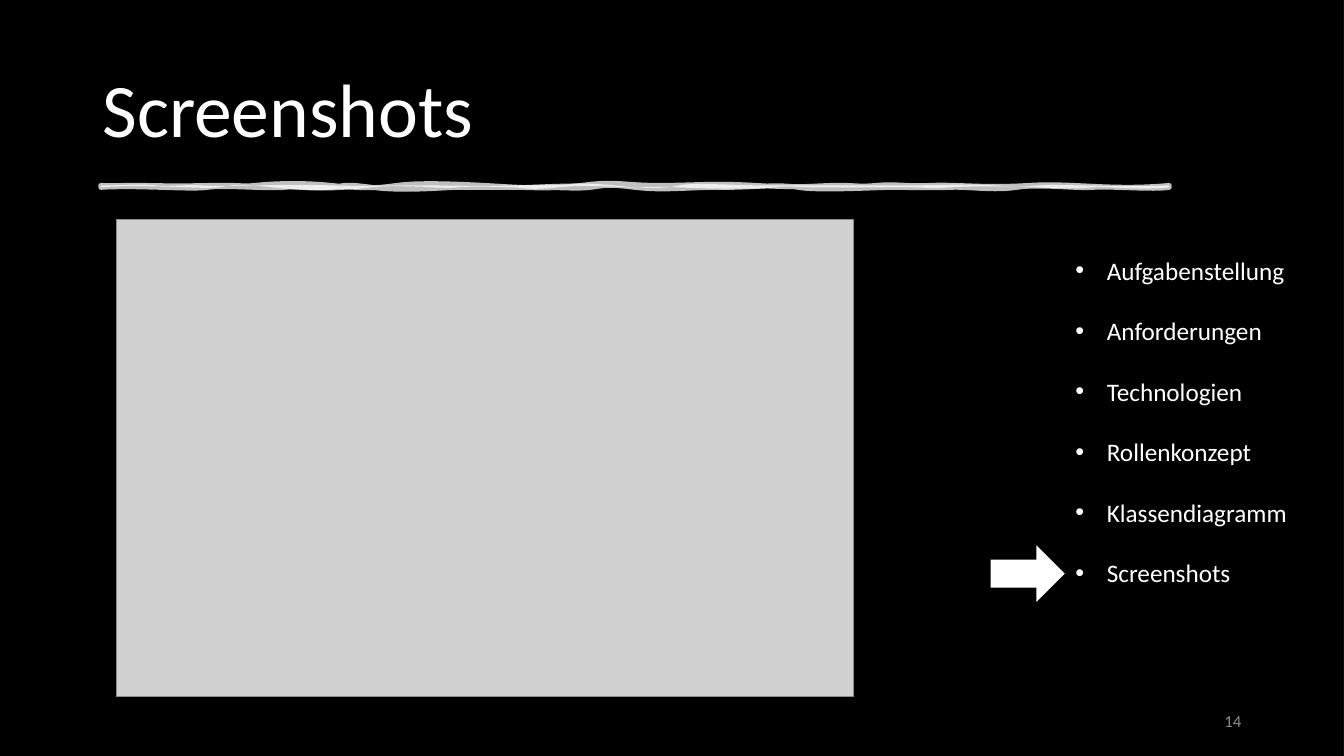
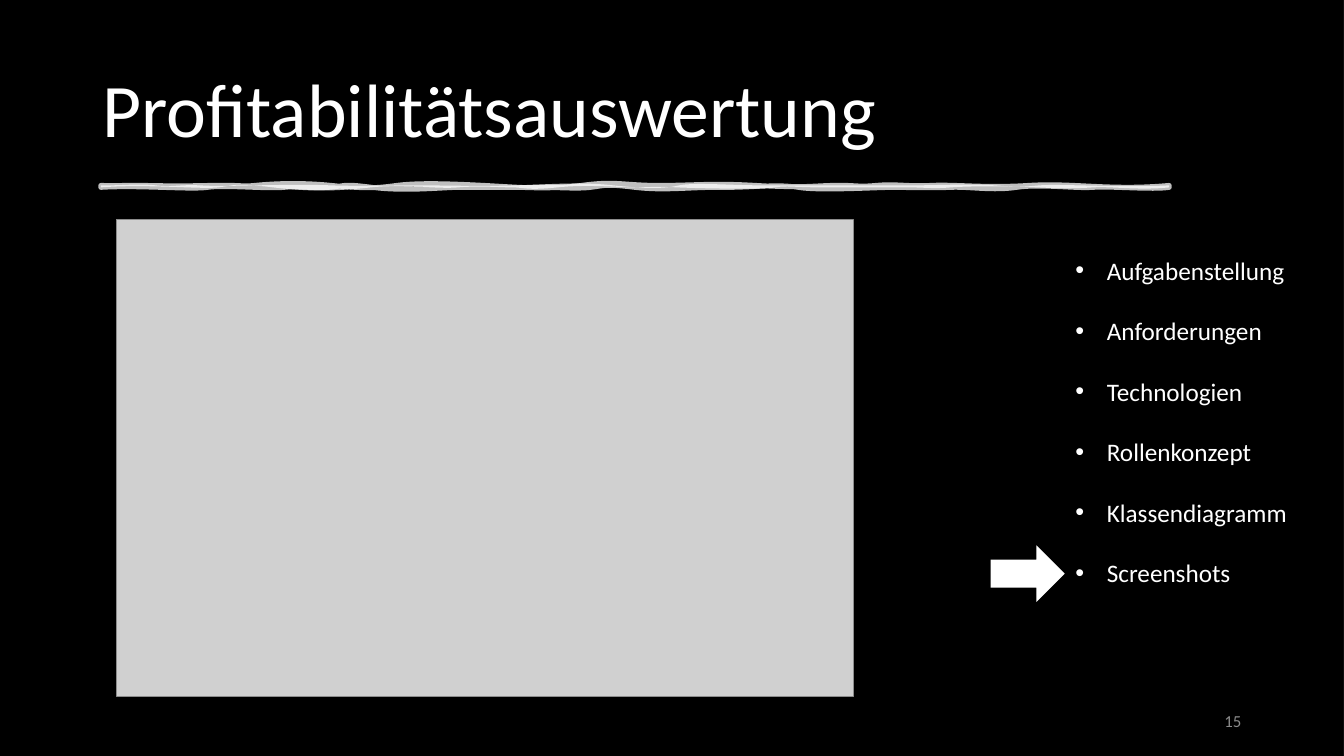
Before and after one commit to DennisWandschura/Profitabilitaet, a slide deck: slide 15 of Präst_Profitabilität.pptx (slide 14 before the commit). Drawn at 1344x756 pixels with LibreOffice and Linux fonts; fonts in the diff are those of the drawing; grey boxes stand for pictures; background and template pictures are left out; a plain dark background stands for a picture behind light text. Boxes give left, top, right and bottom in pixels: in the first picture for what was removed or moved away, otherwise in the second. Text is boxed around its words. In the diff, an @@ line names an element or a change of style, - is before the commit and + after.

```diff
--- a/Präst_Profitabilität.pptx
+++ b/Präst_Profitabilität.pptx
@@ title at bbox=[102, 84, 875, 150]: text changed @@
-Screenshots
+Profitabilitätsauswertung
@@ page number at bbox=[1224, 716, 1241, 727]: text changed @@
-14
+15
```
Also in this commit, not shown: 7 other slides changed, 1 slide added.
